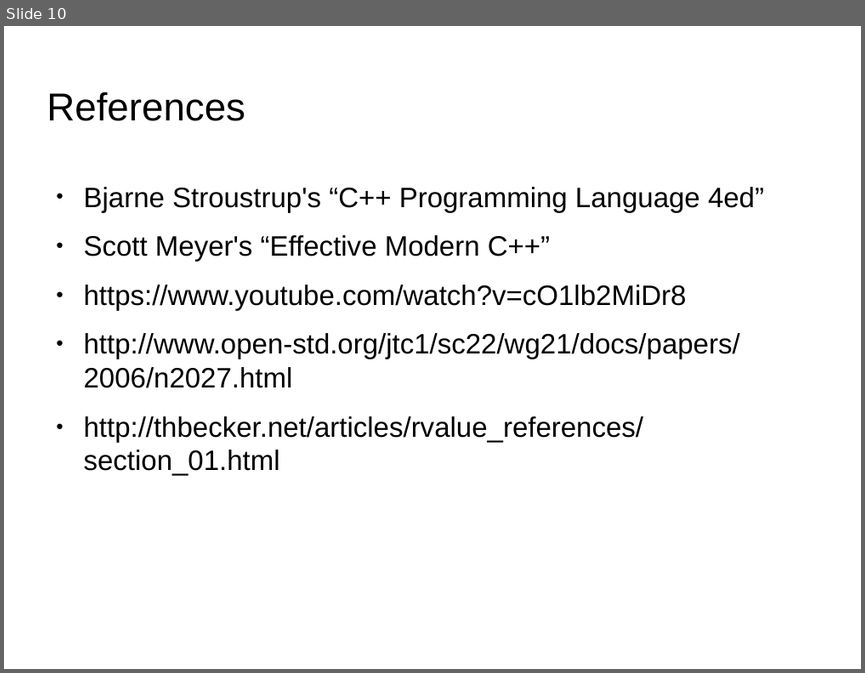
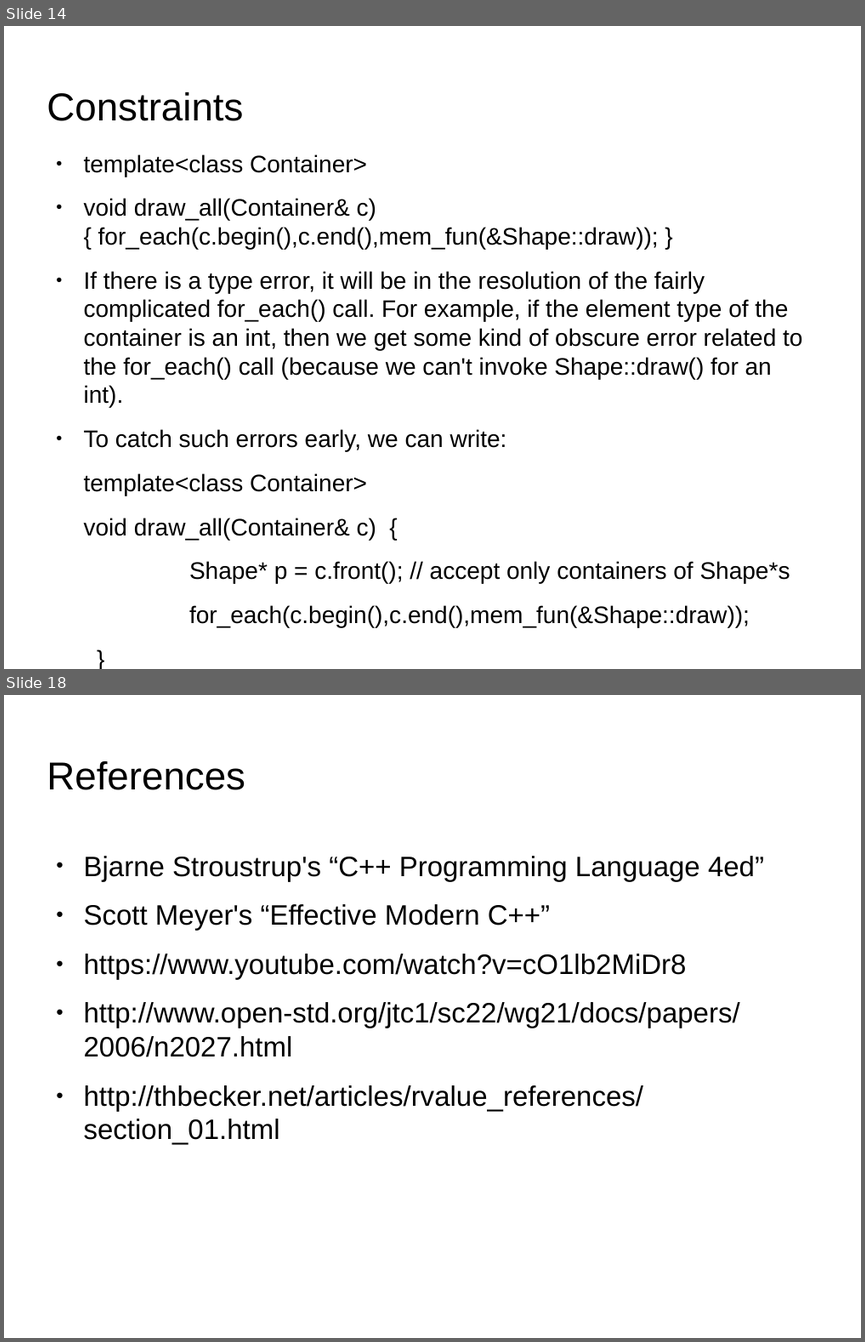
Before and after one commit to kks32/cpp-software-development, a slide deck: Ex_17_RTTI_Metaprogramming_Traits/Ex_17_RTTI_Metaprogramming_Traits.odp. Shown one above the other, each under a label of ours: slide 10 before the commit, slides 14 and 18 after it; the slides between them are not shown. The pictures are 865x673 and 865x1342 pixels, drawn with LibreOffice and Linux fonts; fonts in the diff are those of the drawing; background and template pictures are left out. Boxes give left, top, right and bottom in pixels: in the first picture for what was removed or moved away, otherwise in the second. Text is boxed around its words. In the diff, an @@ line names an element or a change of style, - is before the commit and + after.

Commit message:
Constrained class

```diff
--- a/Ex_17_RTTI_Metaprogramming_Traits/Ex_17_RTTI_Metaprogramming_Traits.odp
+++ b/Ex_17_RTTI_Metaprogramming_Traits/Ex_17_RTTI_Metaprogramming_Traits.odp
@@ slide 14 added at [4,26,861,669], background picture (left out) @@
@@ title added at [46,92,243,121], 36 pt, text #000000 @@
+Constraints
@@ text added at [84,154,802,627], 22.1 pt, text #000000 @@
+● template<class Container>
+● void draw_all(Container& c) { for_each(c.begin(),c.end(),mem_fun(&Shape::draw)); }
+● If there is a type error, it will be in the resolution of the fairly complicated for_each() call. For example, if the element type of the container is an int, then we get some kind of obscure error related to the for_each() call (because we can't invoke Shape::draw() for an int).
+● To catch such errors early, we can write:
+template<class Container>
+void draw_all(Container& c) {
+Shape* p = c.front(); // accept only containers of Shape*s
+for_each(c.begin(),c.end(),mem_fun(&Shape::draw));
+}
+● The initialization of the spurious variable "p" will trigger a comprehensible error message from most current compilers.
@@ what was slide 10 is now slide 18 @@
```
Also in this commit, not shown: 3 slides changed, 7 other slides added, 1 other file.
